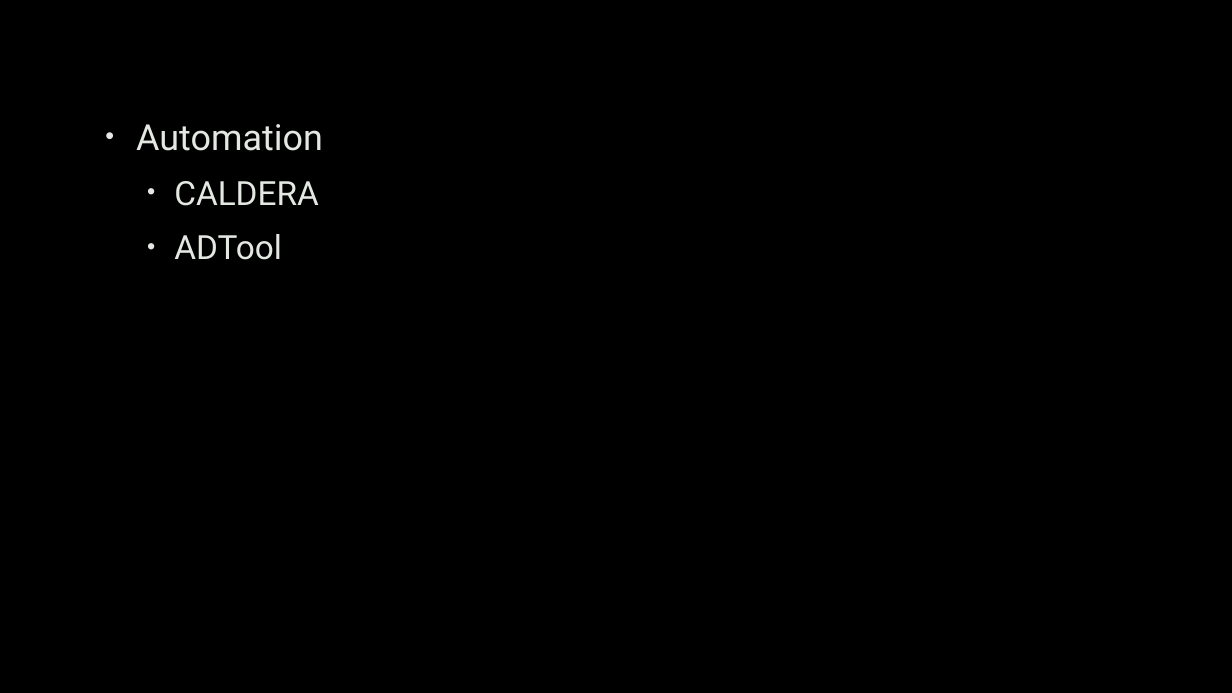
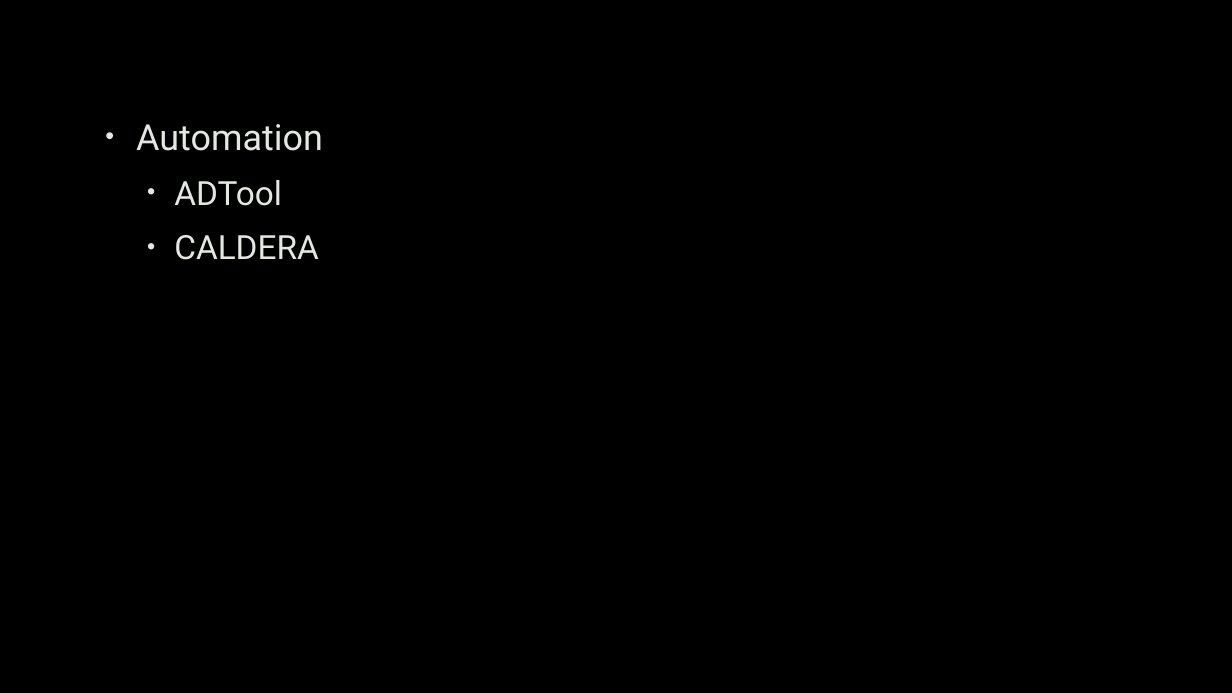
Before and after one commit to uwacyber/cits1003, a slide deck: slide 2 of cits1003-lecture_slides/CITS1003-7 Incidents-exercises.pptx. Drawn at 1232x693 pixels with LibreOffice and Linux fonts; fonts in the diff are those of the drawing; background and template pictures are left out. Boxes give left, top, right and bottom in pixels: in the first picture for what was removed or moved away, otherwise in the second. Text is boxed around its words. In the diff, an @@ line names an element or a change of style, - is before the commit and + after.

```diff
--- a/cits1003-lecture_slides/CITS1003-7 Incidents-exercises.pptx
+++ b/cits1003-lecture_slides/CITS1003-7 Incidents-exercises.pptx
@@ text at (x1=174, y1=180, x2=282, y2=206): paragraph added @@
+  • ADTool
@@ text at (x1=174, y1=234, x2=282, y2=260): paragraph removed @@
-  • ADTool
```
Also in this commit, not shown: 3 other slides changed, 1 slide added, 1 slide removed.
